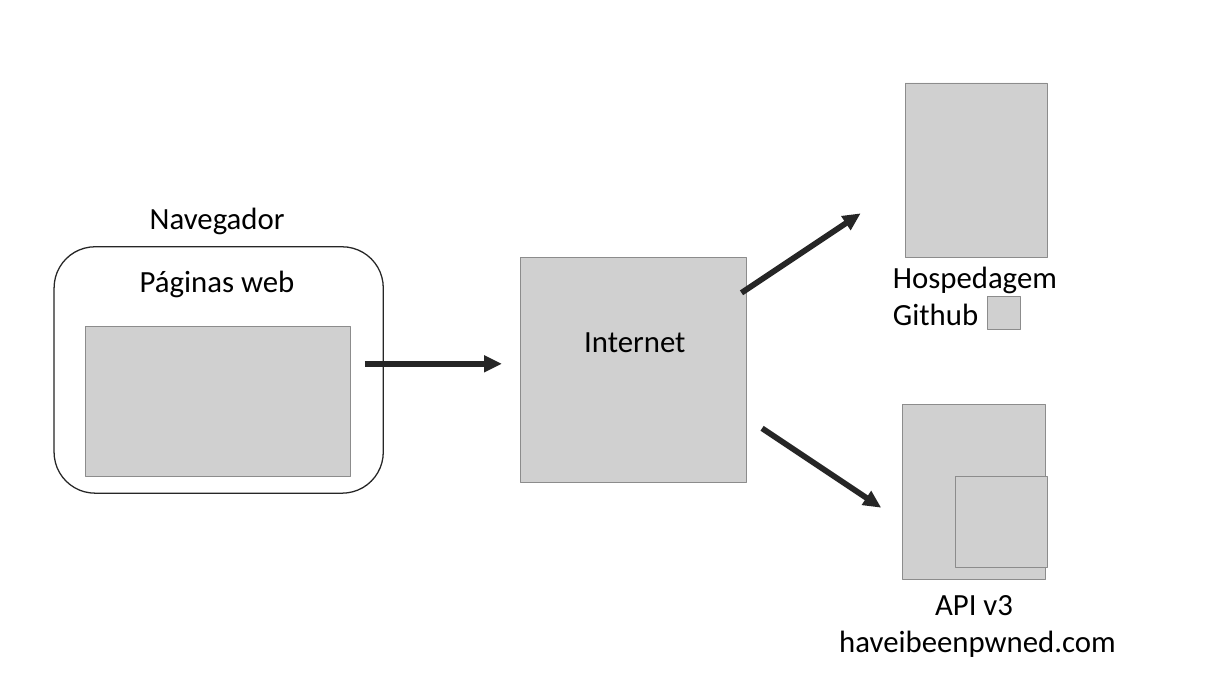
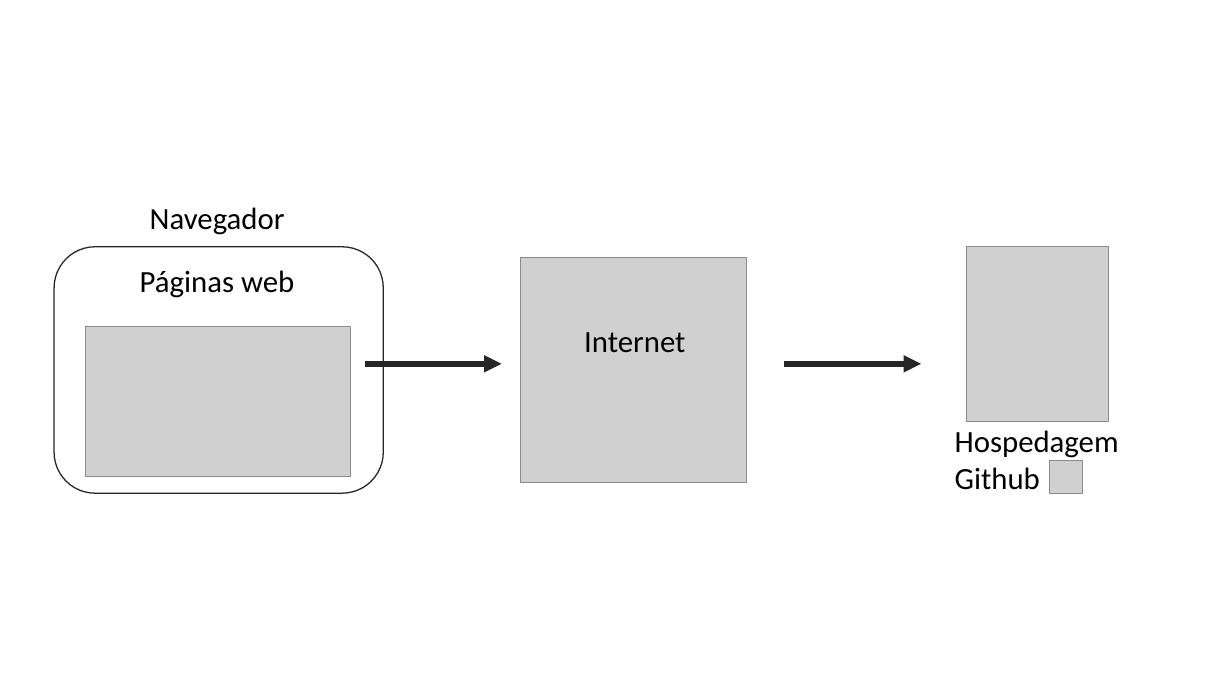
Before and after one commit to ICEI-PUC-Minas-PMV-ADS/pmv-ads-2022-2-e1-proj-web-t2-seguranca_informacao, a slide deck: slide 1 of docs/Diagrama.pptx. Drawn at 1232x693 pixels with LibreOffice and Linux fonts; fonts in the diff are those of the drawing; grey boxes stand for pictures. Boxes give left, top, right and bottom in pixels: in the first picture for what was removed or moved away, otherwise in the second. Text is boxed around its words. In the diff, an @@ line names an element or a change of style, - is before the commit and + after.

```diff
--- a/docs/Diagrama.pptx
+++ b/docs/Diagrama.pptx
@@ arrow removed from (742, 293) to (860, 213) @@
@@ arrow moved from (762, 429) - (881, 507) to (785, 364) - (921, 364) @@
@@ picture removed at box(903, 405, 1045, 579) @@
@@ 2 pictures, 1 text: place and size @@
-2 pictures, 1 text at box(893, 83, 1057, 330)
+2 pictures, 1 text at box(955, 247, 1119, 494)
@@ picture removed at box(956, 476, 1047, 567) @@
@@ text removed at box(839, 595, 1115, 657) @@
-API v3
-haveibeenpwned.com
```
Also in this commit, not shown: 1 other file.
